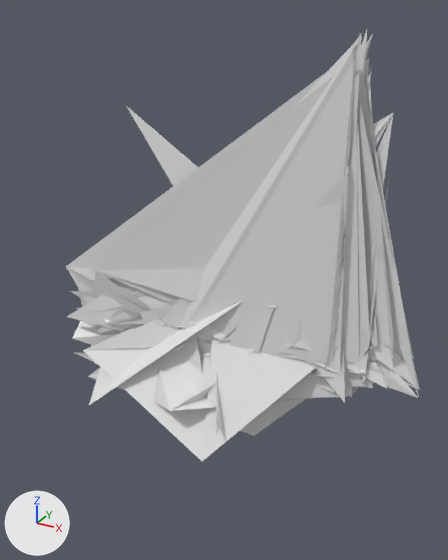
Renders of the OBJ model extracted_meshes/Hero023_8BDB6610_v2.obj from each side of a commit.
Camera for both pictures: a 50 mm lens placed at (236.0, -780.0, 530.0), pointed at (-214.0, 39.0, 121.0). The axes (+X, +Y, +Z) are drawn at lower left. The lights are the same throughout. The older version comes first. Where no turn or scale is listed for an object, it has been applied to the vertices. Vertices at exactly the same position are counted once.

In view in the first picture: 'Hero023_8BDB6610_v2'.
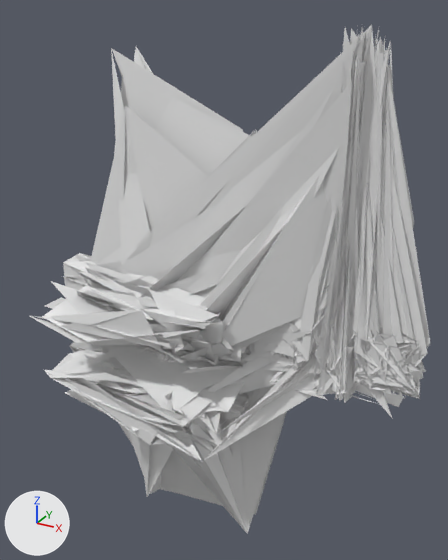
The edits, one by one:
me_hero023_8bdb6610_v2 is used by ob_hero023_8bdb6610_v2; location (0.0, 0.0, 0.0).
me_hero023_8bdb6610_v2 had 708 vertices, 798 faces and spanned x -510.0..125.0, y -116.0..112.0, z -128.0..509.0.
me_hero023_8bdb6610_v2 now has 5464 vertices, 7594 faces and spans x -510.0..128.0, y -126.0..127.0, z -472.0..512.0.
me_hero023_8bdb6610_v2 part 1: 1 vertex moved within x -464.0, y -13.0, z -122.0; 14 vertices removed from x -225.0..31.0, y -115.0..29.0, z -44.0..471.0; 4770 vertices added at x -510.0..128.0, y -126.0..127.0, z -472.0..512.0.

Changed parts and their boxes (x1, y1, x2, y2) in the pictures (448 x 560 px):
'Hero023_8BDB6610_v2', reshaped (13% wider, 18% taller)
    before: (66, 30, 420, 461)
    after: (30, 25, 431, 534)
part 1 of me_hero023_8bdb6610_v2, reshaped (mostly hidden before)
    before: (153, 61, 370, 411)
    after: (30, 25, 431, 534)
